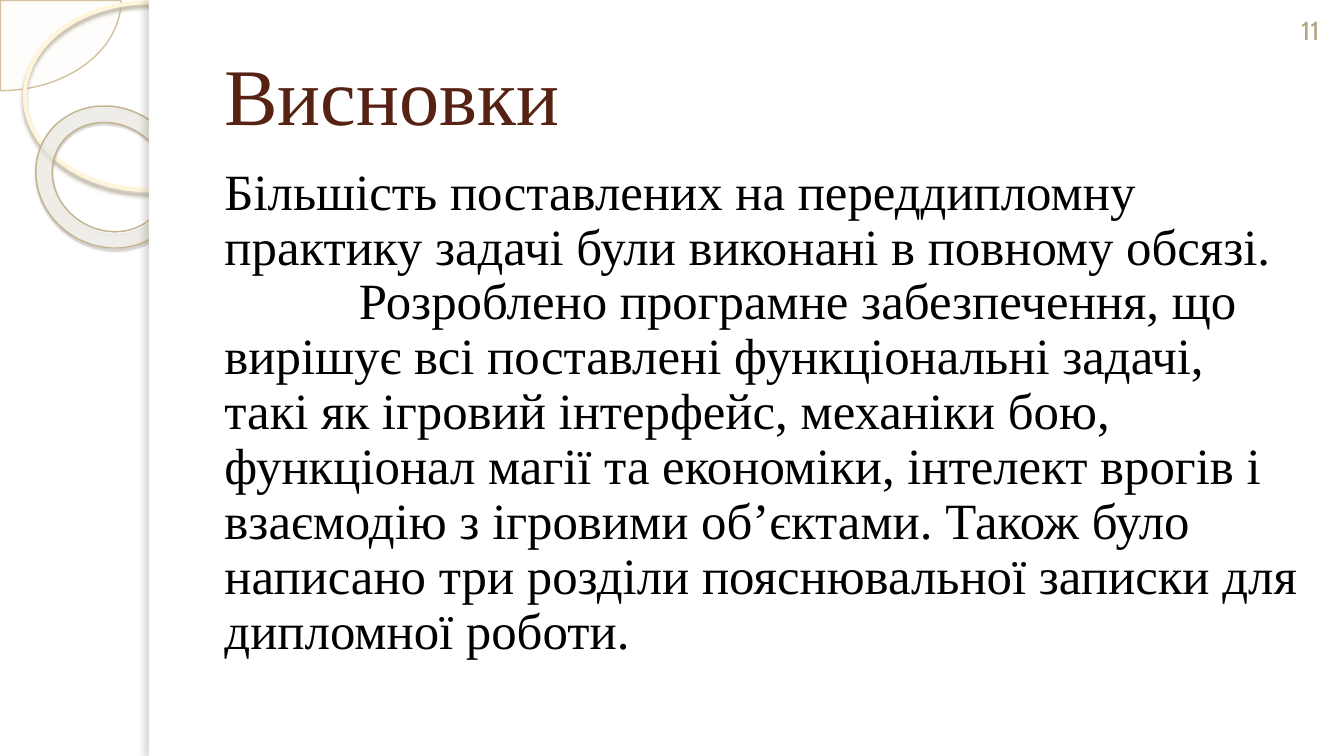
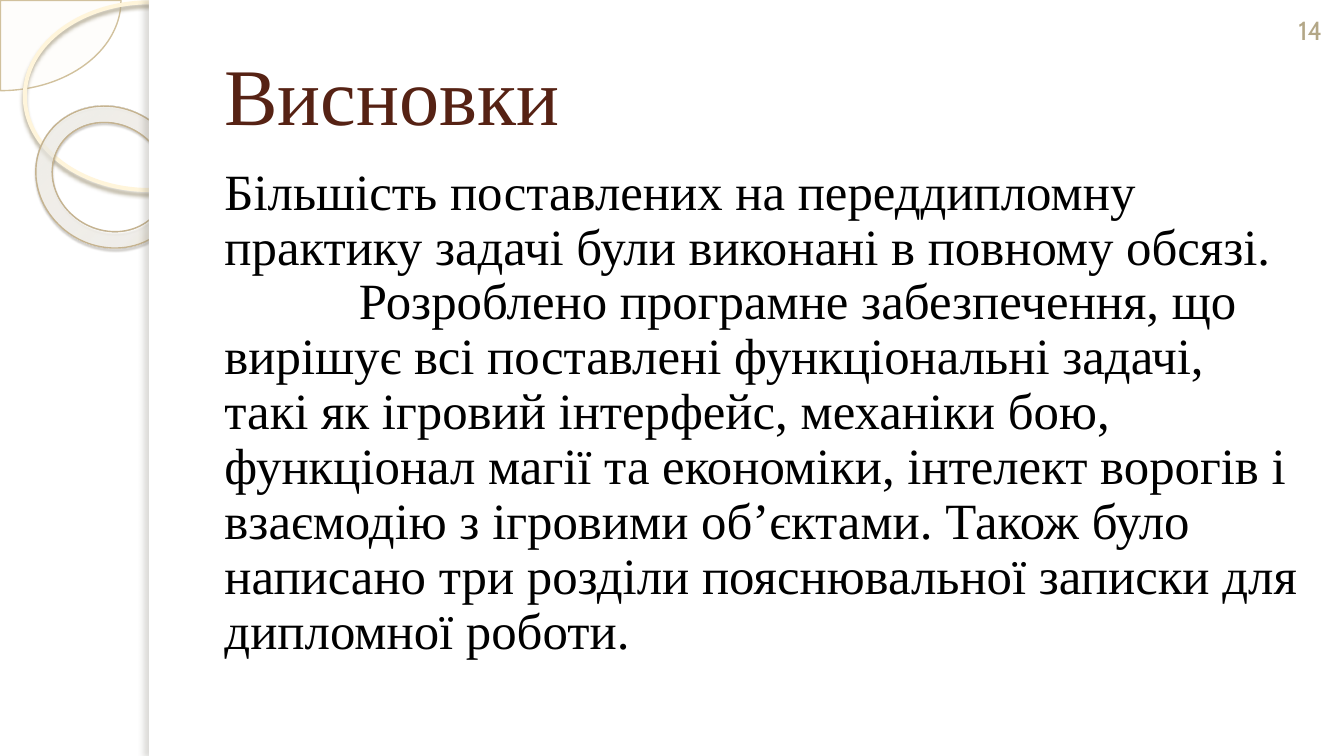
Before and after one commit to mcmcmax437/3D-RPG-Diploma-Thesis, a slide deck: slide 14 of Documents/Презентація_Терешкович_ІТ-02_ПредЗахист.pptx (slide 11 before the commit). Drawn at 1344x756 pixels with LibreOffice and Linux fonts; fonts in the diff are those of the drawing; background and template pictures are left out. Boxes give left, top, right and bottom in pixels: in the first picture for what was removed or moved away, otherwise in the second. Text is boxed around its words. In the diff, an @@ line names an element or a change of style, - is before the commit and + after.

```diff
--- a/Documents/Презентація_Терешкович_ІТ-02_ПредЗахист.pptx
+++ b/Documents/Презентація_Терешкович_ІТ-02_ПредЗахист.pptx
@@ page number at <box>1298,22,1322,40</box>: text changed @@
-11
+14
@@ text at <box>224,176,1297,659</box>: text changed @@
-Більшість поставлених на переддипломну практику задачі були виконані в повному обсязі.
-Розроблено програмне забезпечення, що вирішує всі поставлені функціональні задачі, такі як ігровий інтерфейс, механіки бою, функціонал магії та економіки, інтелект врогів і взаємодію з ігровими об’єктами. Також було написано три розділи пояснювальної записки для дипломної роботи.
+Більшість поставлених на переддипломну практику задачі були виконані в повному обсязі.
+Розроблено програмне забезпечення, що вирішує всі поставлені функціональні задачі, такі як ігровий інтерфейс, механіки бою, функціонал магії та економіки, інтелект ворогів і взаємодію з ігровими об’єктами. Також було написано три розділи пояснювальної записки для дипломної роботи.
```
Also in this commit, not shown: 6 other slides changed, 5 slides added, 2 slides removed, 12 other files.
